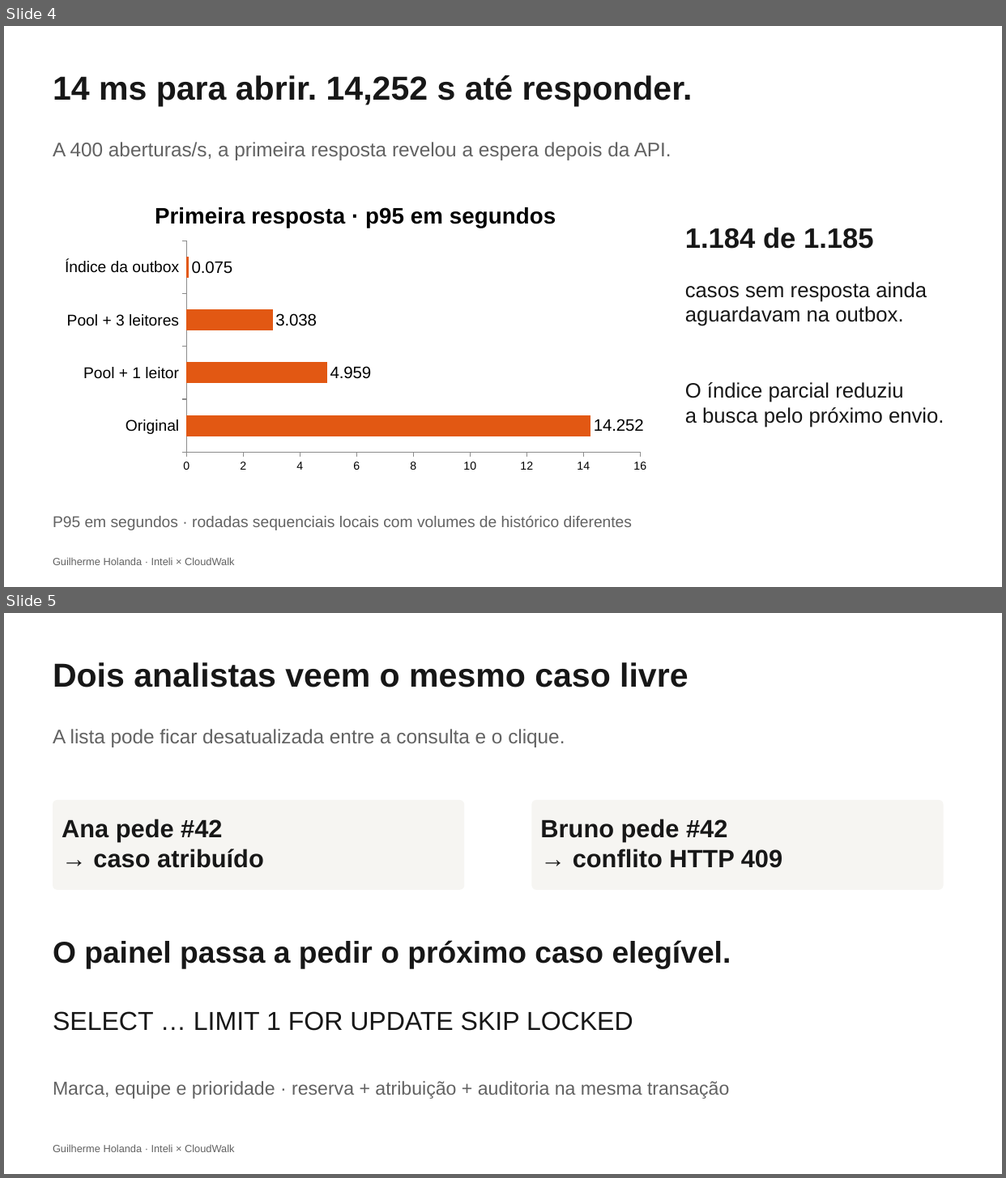
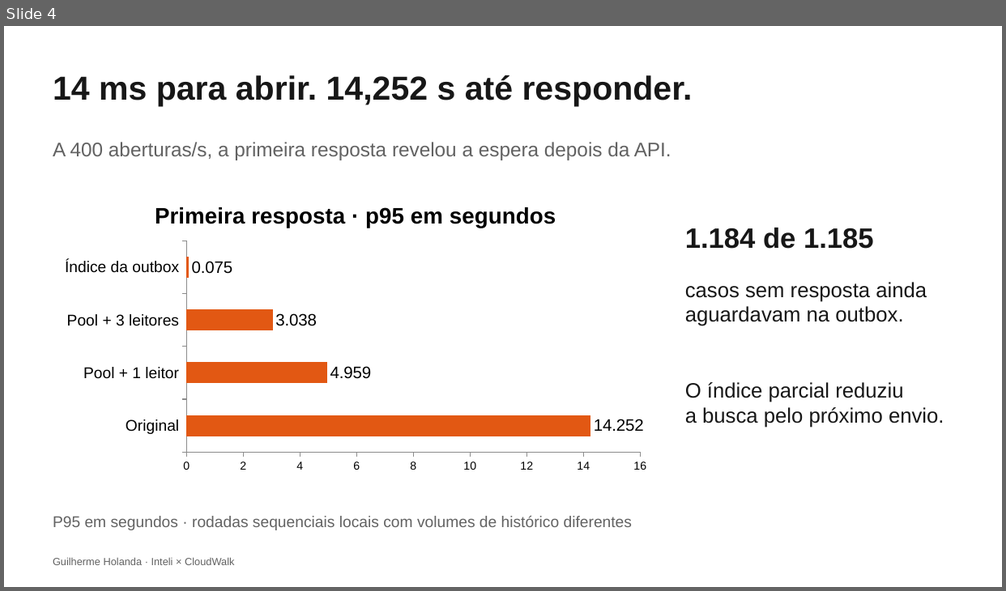
Before and after one commit to Gui0206/case-cloudwalk, a slide deck: Central-HelpDesk-Banca.pptx. Shown one above the other, each under a label of ours: slides 4 and 5 before the commit, slide 4 after it. The pictures are 1006x1178 and 1006x591 pixels, drawn with LibreOffice and Linux fonts; fonts in the diff are those of the drawing. Boxes give left, top, right and bottom in pixels: in the first picture for what was removed or moved away, otherwise in the second. Text is boxed around its words. In the diff, an @@ line names an element or a change of style, - is before the commit and + after.

```diff
--- a/Central-HelpDesk-Banca.pptx
+++ b/Central-HelpDesk-Banca.pptx
@@ slide 5 removed at (x1=4, y1=613, x2=1002, y2=1174), background #FFFFFF @@
@@ text removed at (x1=53, y1=662, x2=688, y2=688) @@
-Dois analistas veem o mesmo caso livre
@@ text removed at (x1=53, y1=729, x2=565, y2=747) @@
-A lista pode ficar desatualizada entre a consulta e o clique.
@@ rounded rectangle removed at (x1=53, y1=800, x2=464, y2=890) @@
@@ rounded rectangle removed at (x1=532, y1=800, x2=944, y2=890) @@
@@ text removed at (x1=62, y1=819, x2=264, y2=868) @@
-Ana pede #42
-→ caso atribuído
@@ text removed at (x1=540, y1=819, x2=782, y2=868) @@
-Bruno pede #42
-→ conflito HTTP 409
@@ text removed at (x1=53, y1=940, x2=731, y2=969) @@
-O painel passa a pedir o próximo caso elegível.
@@ text removed at (x1=53, y1=1012, x2=633, y2=1031) @@
-SELECT … LIMIT 1 FOR UPDATE SKIP LOCKED
@@ text removed at (x1=53, y1=1081, x2=729, y2=1099) @@
-Marca, equipe e prioridade · reserva + atribuição + auditoria na mesma transação
@@ text removed at (x1=53, y1=1144, x2=234, y2=1152) @@
-Guilherme Holanda · Inteli × CloudWalk
```
Also in this commit, not shown: 4 slides changed, 1 slide added, 1 other file.
